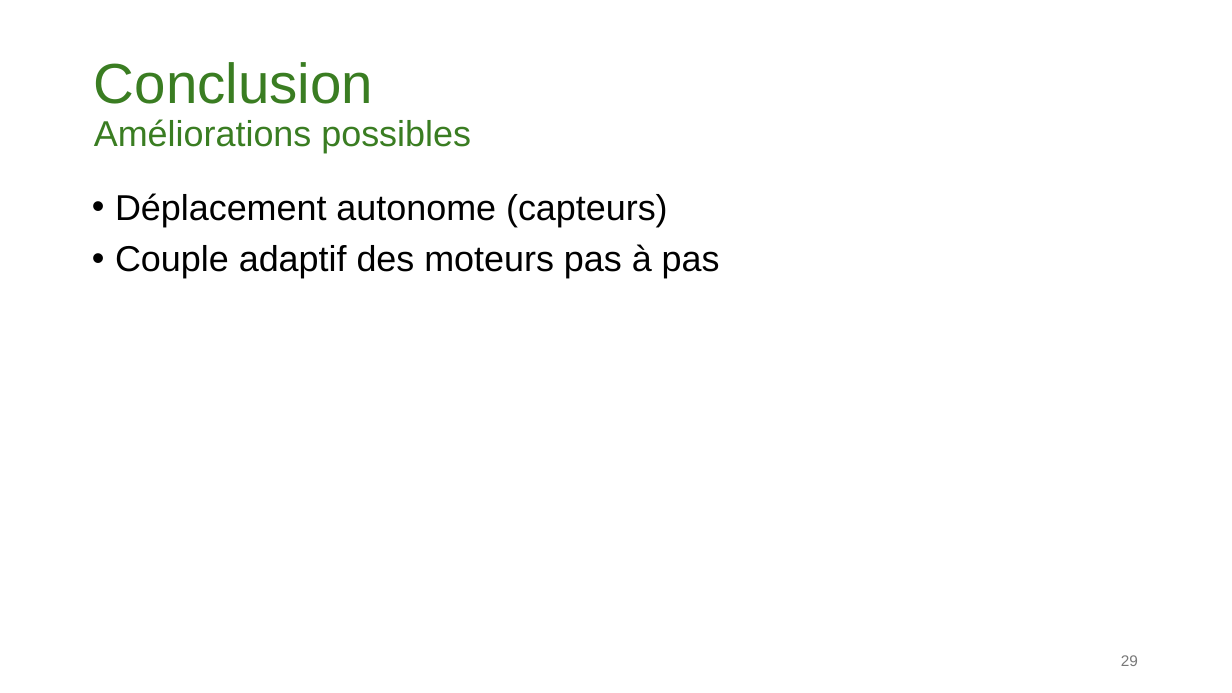
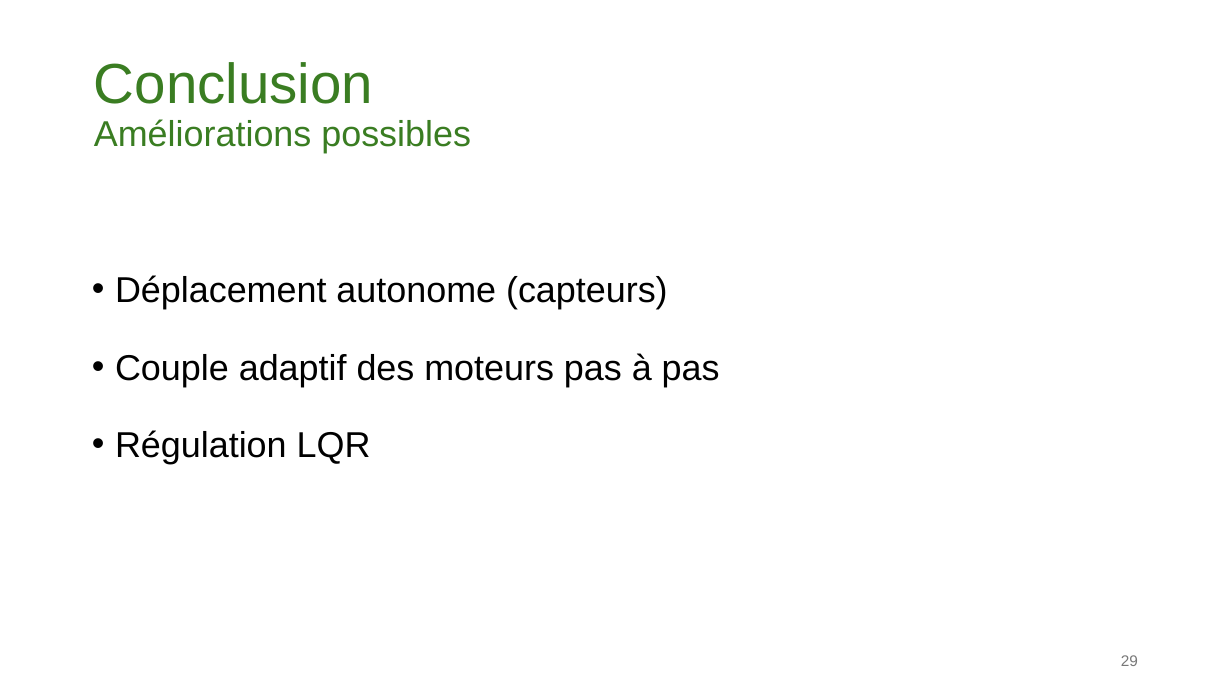
Before and after one commit to Ding-Jeremy/Self-Balancing-Bot, a slide deck: slide 29 of A_Documentation/Defense.pptx. Drawn at 1232x693 pixels with LibreOffice and Linux fonts; fonts in the diff are those of the drawing. Boxes give left, top, right and bottom in pixels: in the first picture for what was removed or moved away, otherwise in the second. Text is boxed around its words. In the diff, an @@ line names an element or a change of style, - is before the commit and + after.

```diff
--- a/A_Documentation/Defense.pptx
+++ b/A_Documentation/Defense.pptx
@@ text at (x1=115, y1=275, x2=720, y2=387): line spacing 0.9 to 1.5 @@
@@ text at (x1=115, y1=430, x2=371, y2=464): paragraph added @@
+• Régulation LQR
```
Also in this commit, not shown: 3 other slides changed.
